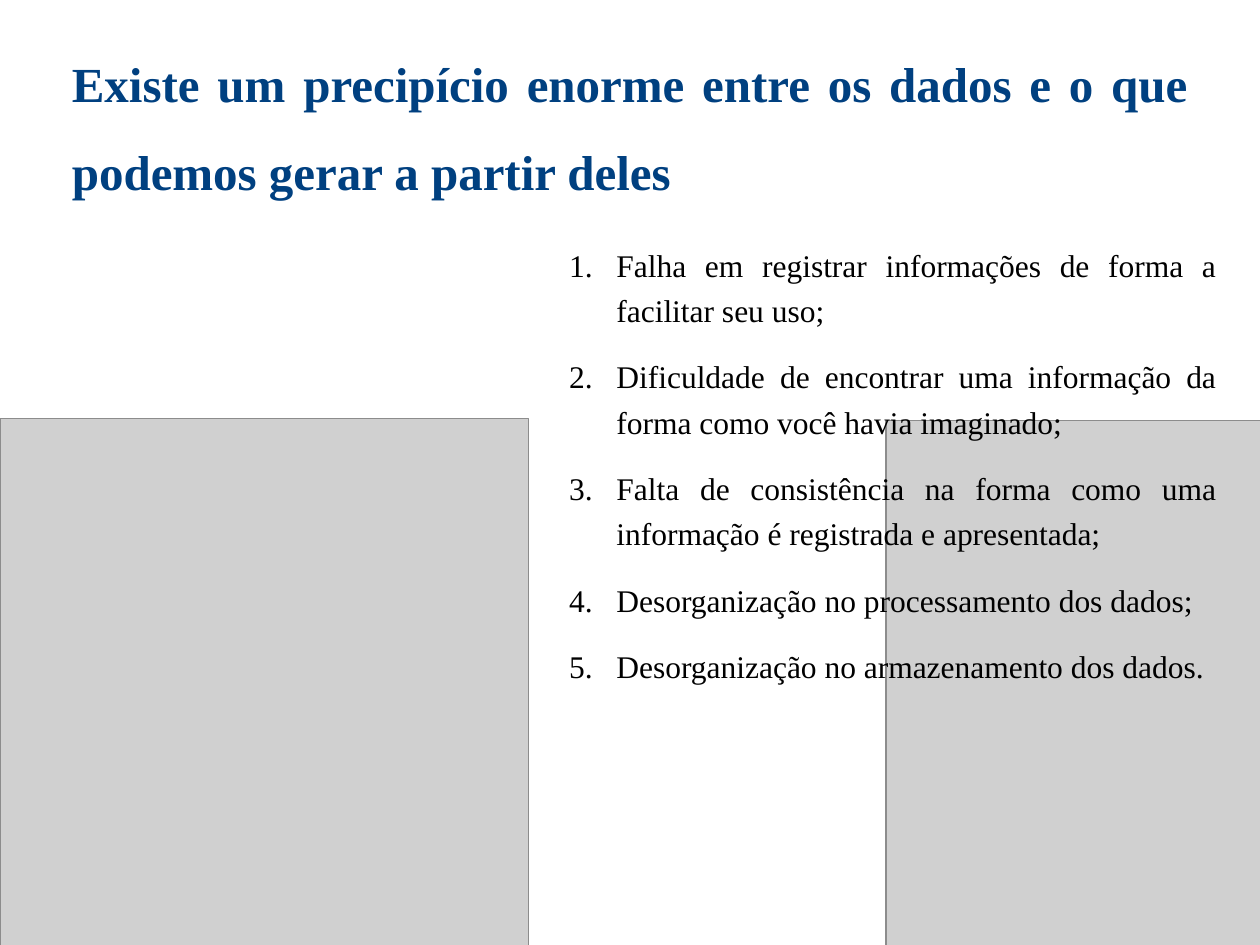
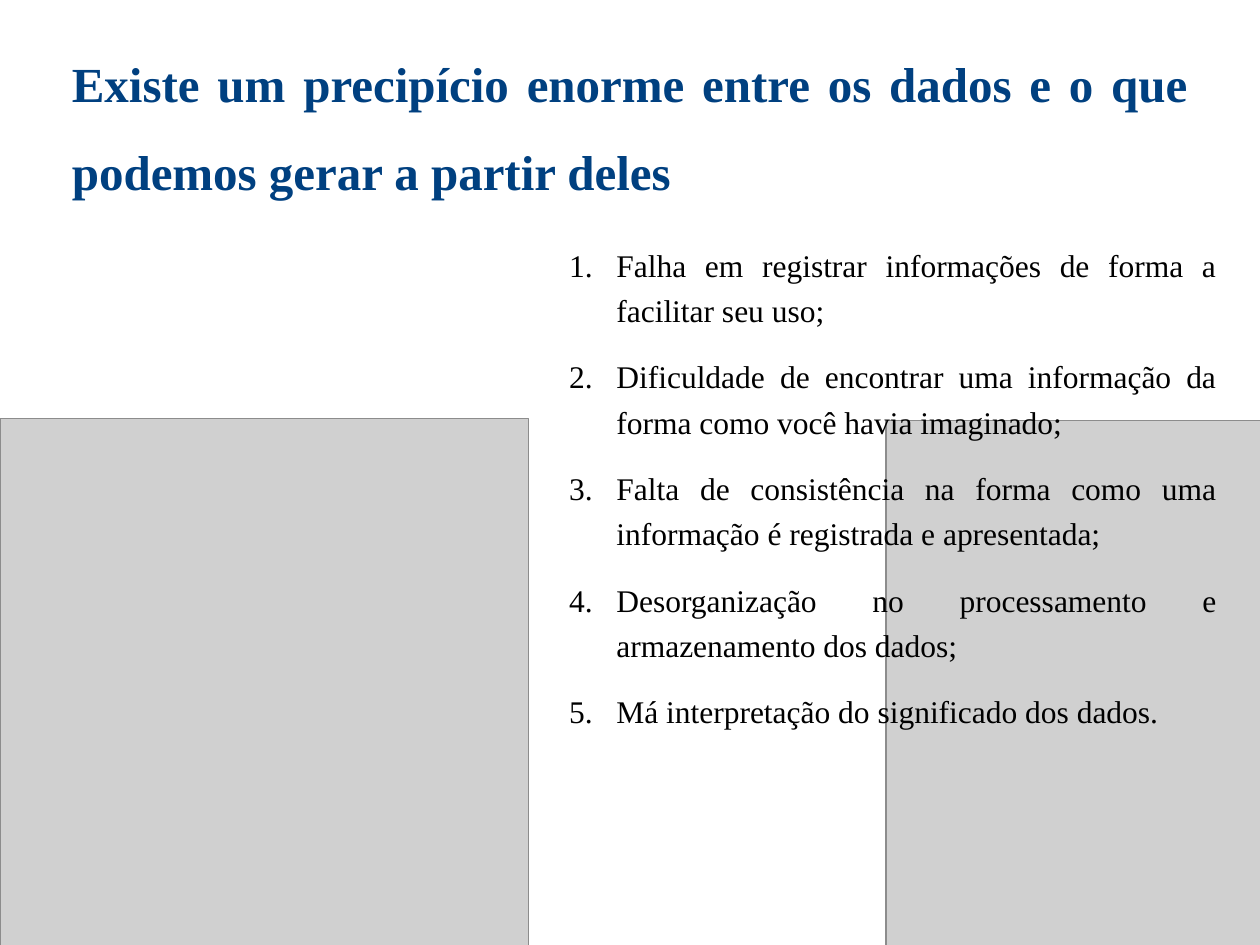
Before and after one commit to nacmarino/compartilhaR, a slide deck: slide 11 of 02 - intro/02 - a vida dos dados.pptx. Drawn at 1260x945 pixels with LibreOffice and Linux fonts; fonts in the diff are those of the drawing; grey boxes stand for pictures. Boxes give left, top, right and bottom in pixels: in the first picture for what was removed or moved away, otherwise in the second. Text is boxed around its words. In the diff, an @@ line names an element or a change of style, - is before the commit and + after.

```diff
--- a/02 - intro/02 - a vida dos dados.pptx
+++ b/02 - intro/02 - a vida dos dados.pptx
@@ text at box(616, 587, 1158, 730): text changed @@
-4. Desorganização no processamento dos dados;
-5. Desorganização no armazenamento dos dados.
+4. Desorganização no processamento e armazenamento dos dados;
+5. Má interpretação do significado dos dados.
```
Also in this commit, not shown: 9 other slides changed, 7 slides added, 8 slides removed, 15 other files.
